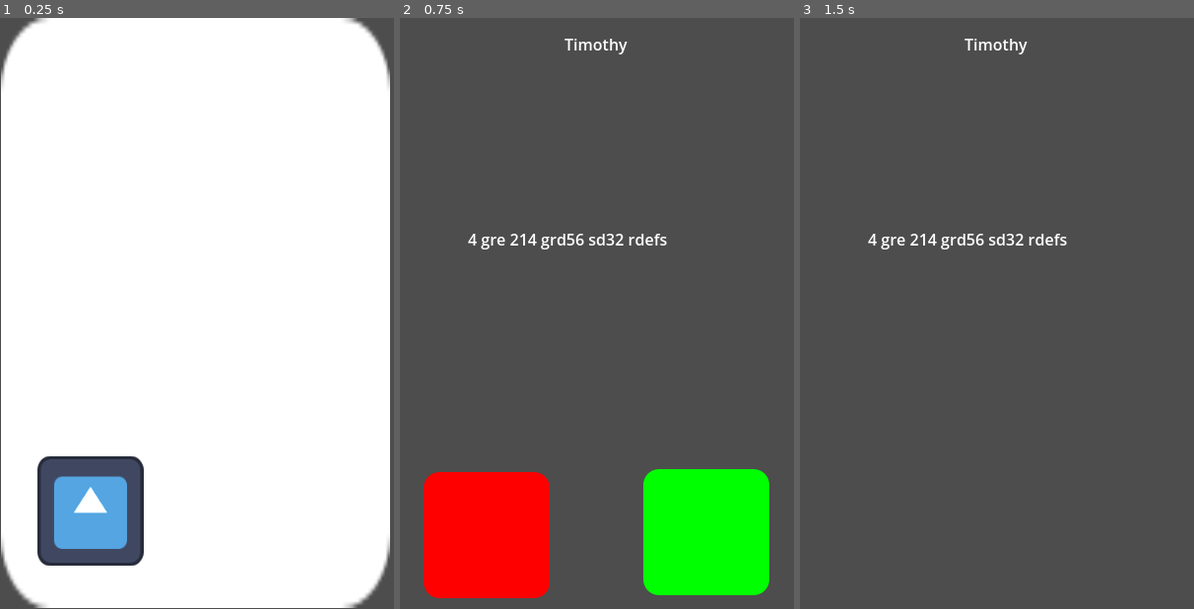
Above: before the commit, frames 1-3 (left to right).
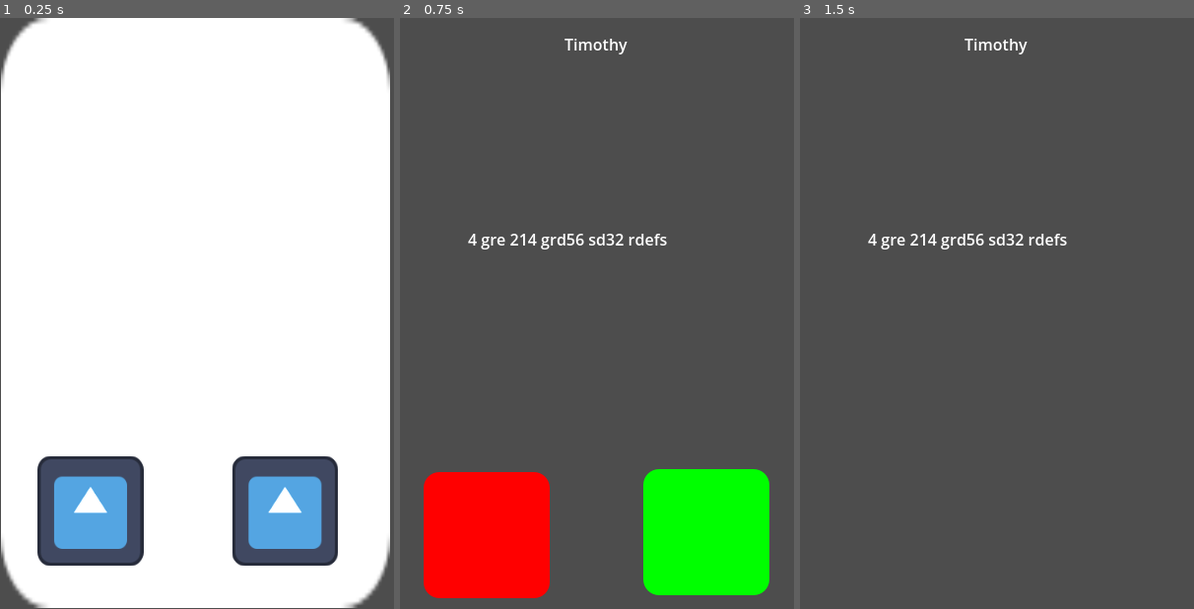
Above: after the commit, the same moments.

Repository: DEFSYDNEY/ScamAlertGameYr12SE
Game: Godot game, scene res://Scenes/Levels/test_level.tscn
Two runs of this game, one before a commit and one after it. Both use one fixed random seed, a clock stepped at 60 frames per second and the inputs below. The engine's default icon, where the game draws it, is replaced by a stand-in: a white triangle on a blue panel in a dark square.
Inputs (mouse positions are in pixels of both pictures, inside the frame that each line leads up to; where the layout moved, square brackets give the same spot in the first picture):
- Up to frame 1 (0.25 s): no input
- Up to frame 2 (0.75 s): click (683, 508) [490, 508] at 0.5 s
- Up to frame 3 (1.5 s): click (886, 538) at 1.25 s

The runs differ from the first frame. In frame 1, 4.7% of the frame differs, in the area x 59-86%, y 74-93%; in frame 2, nothing differs; in frame 3, nothing differs.

Commit message:
Was able to make my laptop be able to edit this aswell

Diff:
--- a/Scenes/Levels/test_level.tscn
+++ b/Scenes/Levels/test_level.tscn
@@ -32,6 +32,16 @@
 scale = Vector2(0.27264866, 0.18684815)
 texture_normal = ExtResource("1_7t06c")
 
+[node name="Email App" type="TextureButton" parent="PhoneScreen/Control" unique_id=64102933]
+modulate = Color(0.062487274, 0.062487274, 0.062487274, 1)
+layout_mode = 0
+offset_left = 75.5038
+offset_top = 94.87814
+offset_right = 203.50381
+offset_bottom = 222.87814
+scale = Vector2(0.27264866, 0.18684815)
+texture_normal = ExtResource("1_7t06c")
+
 [node name="ScamManager" type="Node" parent="." unique_id=513791489]
 script = ExtResource("3_2ytpj")
 
@@ -41,3 +51,4 @@
 script = ExtResource("1_b07c4")
 
 [connection signal="pressed" from="PhoneScreen/Control/Messages App" to="PhoneScreen/Control" method="_on_messages_app_pressed"]
+[connection signal="pressed" from="PhoneScreen/Control/Email App" to="PhoneScreen/Control" method="_on_messages_app_pressed"]
